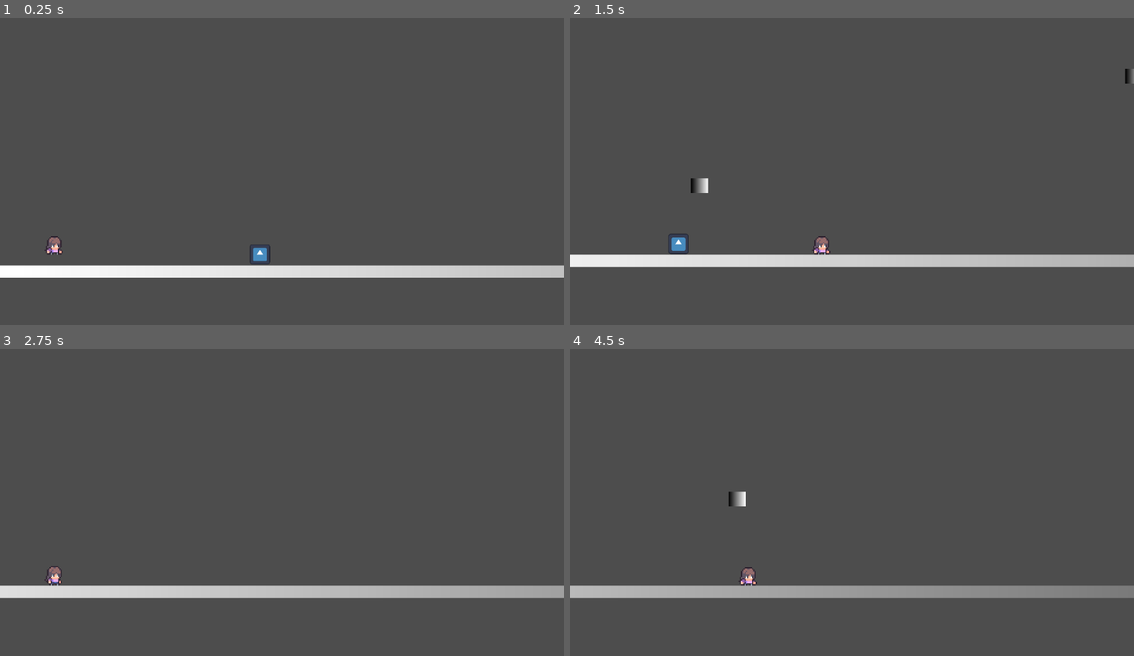
Above: before the commit, frames 1-4 (two rows, left to right).
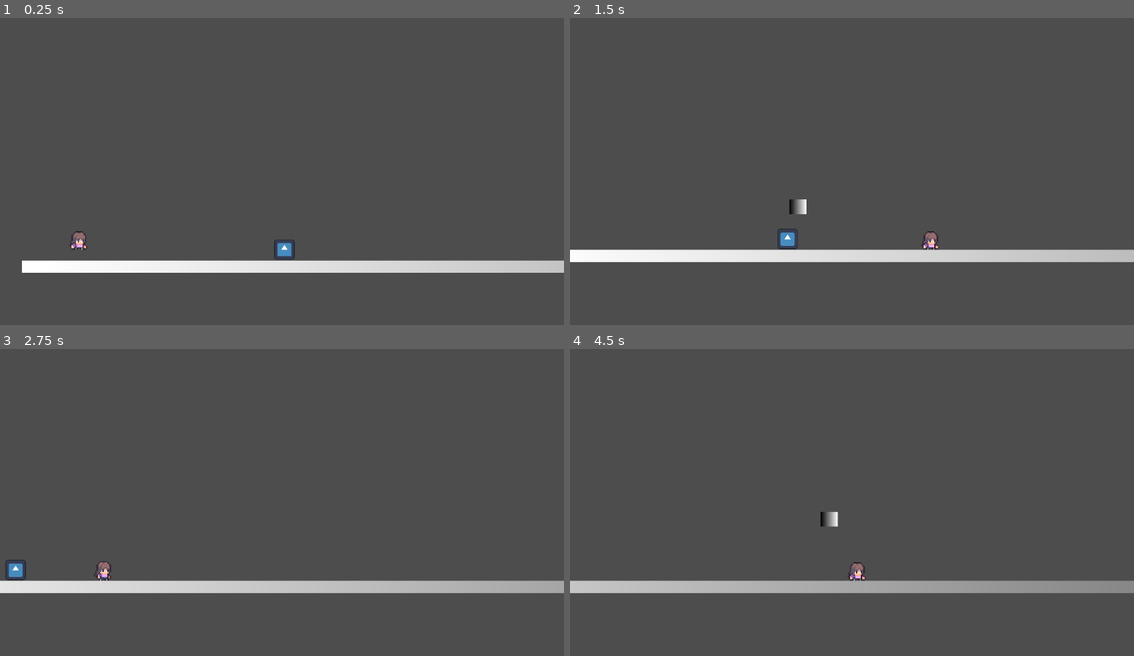
Above: after the commit, the same moments.

Repository: ajogerio/monkey-game
Game: Godot game, scene res://Scenes/game_scene.tscn
Same seed, same stepped clock (60 frames per second), same inputs: the game is played once before the commit and once after it. This scene is started directly instead of the project's main scene. The engine's default icon, where the game draws it, is replaced by a stand-in: a white triangle on a blue panel in a dark square.
Inputs (mouse positions are in pixels of both pictures, inside the frame that each line leads up to):
- Up to frame 1 (0.25 s): no input
- Up to frame 2 (1.5 s): move the mouse to (976, 159) at 0.52 s; hold D (move_right) from 0.53 s (still down); click (976, 159) at 0.6 s; tap W (jump) at 0.77 s; move the mouse to (739, 192) at 1.27 s; click (739, 192) at 1.35 s
- Up to frame 3 (2.75 s): tap W (jump) at 1.52 s; move the mouse to (338, 438) at 2.02 s; release D (move_right) at 2.03 s; hold A (move_left) from 2.03 s (still down); click (338, 438) at 2.1 s
- Up to frame 4 (4.5 s): move the mouse to (823, 570) at 2.77 s; release A (move_left) at 2.78 s; hold D (move_right) 2.78-4.28 s; click (823, 570) at 2.85 s; tap W (jump) at 3.02, 3.77 s; move the mouse to (1021, 554) at 3.52 s; click (1021, 554) at 3.6 s; move the mouse to (682, 459) at 4.27 s; hold A (move_left) from 4.28 s (still down); click (682, 459) at 4.35 s

The runs differ from the first frame. In frame 1, 4.0% of the frame differs, in the area x 0-100%, y 69-85%; in frame 2, 4.2%, in the area x 0-100%, y 16-82%; in frame 3, 3.8%; in frame 4, 3.9%.

Commit message:
wip: make camera move to the right when character reaches the edge of screen

Diff:
--- a/Scenes/game_scene.tscn
+++ b/Scenes/game_scene.tscn
@@ -12,12 +12,12 @@
 position = Vector2(85, 189)
 
 [node name="Camera2D" parent="Player" instance=ExtResource("3_ap1i3")]
-position = Vector2(187, -58)
+position = Vector2(167, -54)
 zoom = Vector2(2.5, 2.5)
 drag_horizontal_enabled = true
 drag_left_margin = 0.0
 drag_top_margin = 0.0
-drag_right_margin = 0.7
+drag_right_margin = 1.0
 drag_bottom_margin = 0.0
 script = ExtResource("3_rhkxv")
 
--- a/Scripts/camera.gd
+++ b/Scripts/camera.gd
@@ -1,8 +1,8 @@
 extends Camera2D
 
-#func _ready() -> void:
-	#drag_horizontal_enabled = true
-	#drag_vertical_enabled = false
-	#
-	## set the drag margins
-	#drag_left_margin = 0.1
+#@export var player_path: NodePath
+#@onready var player: Node2D = get_node(player_path)
+#
+#func _process(_delta):
+	## Track the player so margins can apply
+	#position = player.position
